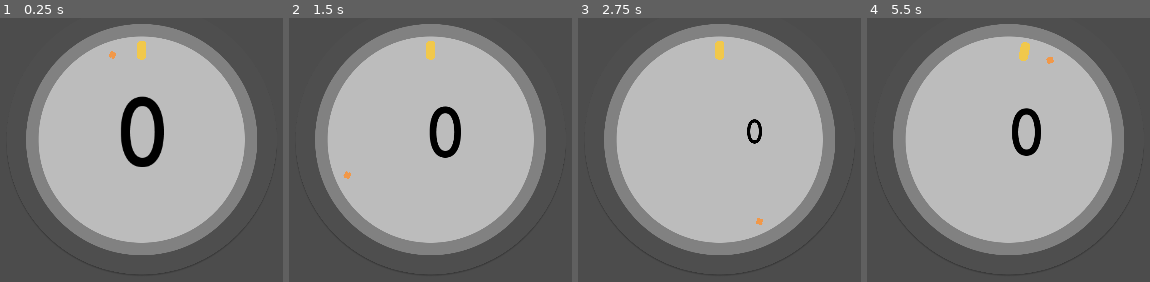
Above: before the commit, frames 1-4 (left to right).
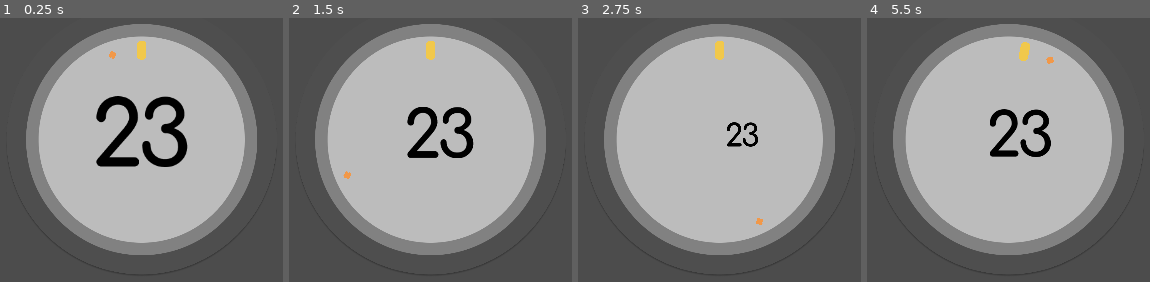
Above: after the commit, the same moments.

Repository: takecare/popthelock
Game: Godot game, scene res://scenes/Main.tscn
Two runs of this game, one before a commit and one after it. Both use one fixed random seed, a clock stepped at 60 frames per second and the inputs below. The engine's default icon, where the game draws it, is replaced by a stand-in: a white triangle on a blue panel in a dark square.
Inputs (mouse positions are in pixels of both pictures, inside the frame that each line leads up to):
- Up to frame 1 (0.25 s): no input
- Up to frame 2 (1.5 s): tap Enter at 0.5 s; move the mouse to (529, 123) at 0.52 s; tap T at 0.6 s; tap F at 0.8, 1.35 s; move the mouse to (339, 202) at 1.27 s
- Up to frame 3 (2.75 s): tap T at 1.55 s; move the mouse to (outside the picture) at 2.02 s; click (outside the picture) at 2.1 s; tap F at 2.3 s
- Up to frame 4 (5.5 s): move the mouse to (outside the picture) at 2.77 s; tap T at 2.85, 4.55 s; move the mouse to (outside the picture) at 3.52 s; tap F at 3.6, 5.3 s; move the mouse to (872, 44) at 4.27 s; tap G at 4.35 s; tap Space at 5 s; move the mouse to (1031, 163) at 5.02 s; tap H at 5.1 s

The runs differ from the first frame. In frame 1, 4.5% of the frame differs, in the area x 33-67%, y 29-57%; in frame 2, 2.4%; in frame 3, 0.6%; in frame 4, 2.1%.
Error before the commit: Invalid call. Nonexistent function 'increase' in base 'CenterContainer (ScoreLayer.gd)'. (res://scripts/Score.gd:34)

Commit message:
avoid unsafe access warnings

Diff:
--- a/scripts/Score.gd
+++ b/scripts/Score.gd
@@ -1,15 +1,15 @@
 class_name Score extends Node2D
 
-export(int) var score = 0
+export(int) var score = 23
 
 onready var currentScoreLayer: ScoreLayer = $CurrentScoreLayer
 
 func _ready() -> void:
   #text = str(score)
-  currentScoreLayer.set_score(0)
+  currentScoreLayer.set_score(score)
   pass
 
-func center_on(point: Vector2):
+func center_on(_point: Vector2):
   #set_global_position(Vector2(point.x - rect_size.x / 2, point.y - rect_size.y / 2))
   pass
 
@@ -33,6 +33,8 @@
   elif event.scancode == KEY_F:
     currentScoreLayer.increase()
   elif event.scancode == KEY_T:
+     # warning-ignore:unsafe_method_access
     $Tween.interpolate_property($CurrentScoreLayer/HBoxContainer, "rect_scale", Vector2(1,1), Vector2(0,0), 2, Tween.TRANS_CUBIC, Tween.EASE_IN_OUT)
+     # warning-ignore:unsafe_method_access
     $Tween.start()
   get_tree().set_input_as_handled()
--- a/scripts/ScoreLayer.gd
+++ b/scripts/ScoreLayer.gd
@@ -3,10 +3,6 @@
 export(int) var score = 0 setget set_score,get_score
 
 onready var animationPlayer: AnimationPlayer = $AnimationPlayer
-onready var hBoxContainer: HBoxContainer = $HBoxContainer
-#onready var digit1: TextureRect = $HBoxContainer/Digit1
-#onready var digit2: TextureRect = $HBoxContainer/Digit2
-#onready var digit3: TextureRect = $HBoxContainer/Digit3
 
 # we'll have 2 ScoreLayers - does the engine share these sprites or does it load them twice?
 const sprites = [
@@ -24,6 +20,12 @@
 
 func _ready() -> void:
   offset_pivot()
+
+func _notification(what):
+  if what == NOTIFICATION_SORT_CHILDREN:
+    print("> set pivot offset")
+    # warning-ignore:unsafe_method_access
+    $HBoxContainer.set_pivot_offset(rect_size/2)
 
 func center_on(point: Vector2):
   set_global_position(
@@ -46,28 +48,36 @@
 
 func offset_pivot():
   # pivot offset on hBoxContainer must be its w/2 and its h/2
-  $HBoxContainer.rect_pivot_offset = $HBoxContainer.rect_size / 2
+  #$HBoxContainer.rect_pivot_offset = $HBoxContainer.rect_size / 2
+  # warning-ignore:unsafe_method_access
+  $HBoxContainer.set_pivot_offset(rect_size/2)
 
 # we have to reference nodes directly as this is called in the score setter,
 # which means this runs before _ready()/onready
 func update():
+  var digit1: TextureRect = $HBoxContainer/Digit1
+  var digit2: TextureRect = $HBoxContainer/Digit2
+  var digit3: TextureRect = $HBoxContainer/Digit3
   var readable = str(score)
   var length = readable.length()
   if length == 1:
-    $HBoxContainer/Digit1.texture = sprites[readable[0].to_int()]
-    $HBoxContainer/Digit1.visible = true
-    $HBoxContainer/Digit2.visible = false
-    $HBoxContainer/Digit3.visible = false
+    digit1.texture = sprites[readable[0].to_int()]
+    digit1.visible = true
+    digit2.visible = false
+    digit3.visible = false
   elif length == 2:
-    $HBoxContainer/Digit1.texture = sprites[readable[0].to_int()]
-    $HBoxContainer/Digit2.texture = sprites[readable[1].to_int()]
-    $HBoxContainer/Digit1.visible = true
-    $HBoxContainer/Digit2.visible = true
-    $HBoxContainer/Digit3.visible = false
+    digit1.texture = sprites[readable[0].to_int()]
+    digit2.texture = sprites[readable[1].to_int()]
+    digit1.visible = true
+    digit2.visible = true
+    digit3.visible = false
   else:
-    $HBoxContainer/Digit1.texture = sprites[readable[0].to_int()]
-    $HBoxContainer/Digit2.texture = sprites[readable[1].to_int()]
-    $HBoxContainer/Digit3.texture = sprites[readable[2].to_int()]
-    $HBoxContainer/Digit1.visible = true
-    $HBoxContainer/Digit2.visible = true
-    $HBoxContainer/Digit3.visible = true
+    digit1.texture = sprites[readable[0].to_int()]
+    digit2.texture = sprites[readable[1].to_int()]
+    digit3.texture = sprites[readable[2].to_int()]
+    digit1.visible = true
+    digit2.visible = true
+    digit3.visible = true
+
+func increase():
+  pass
